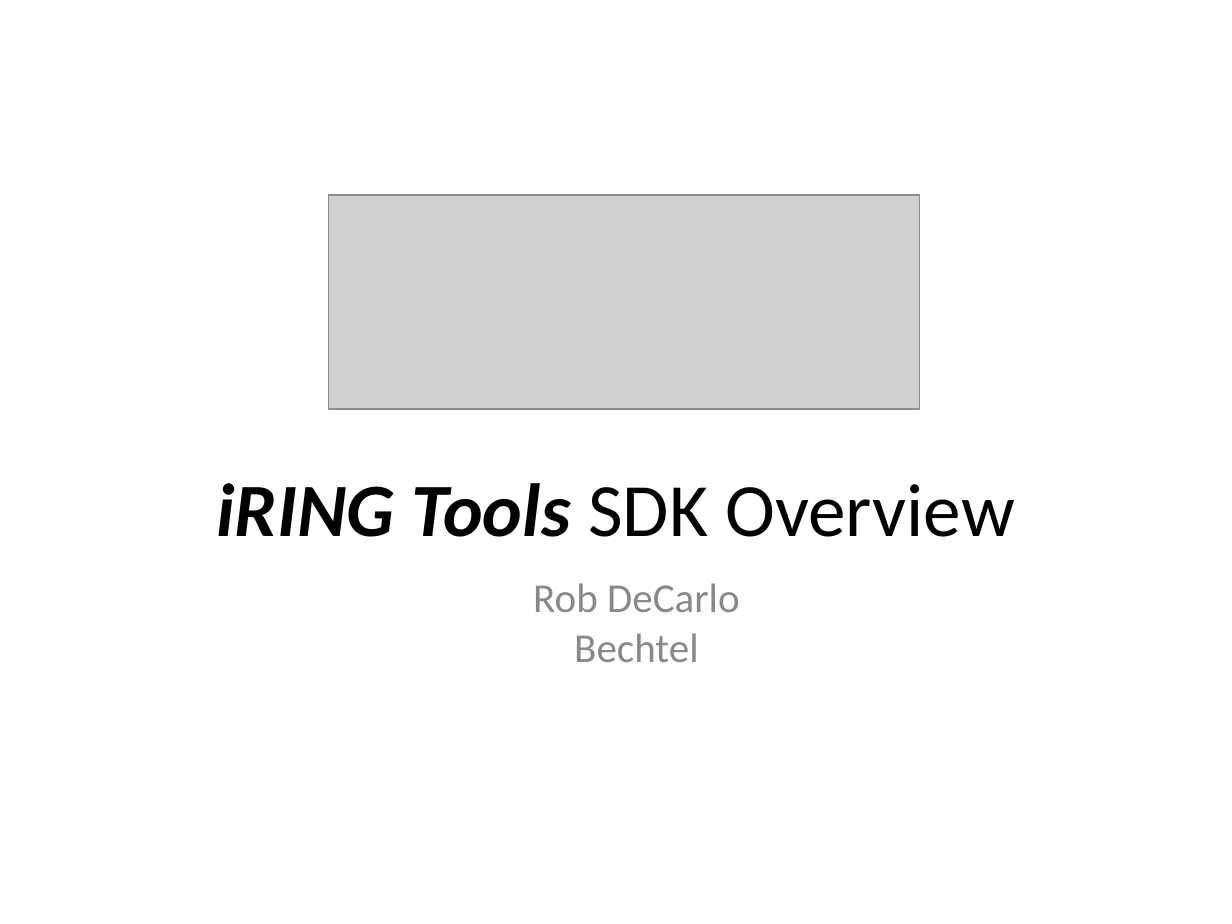
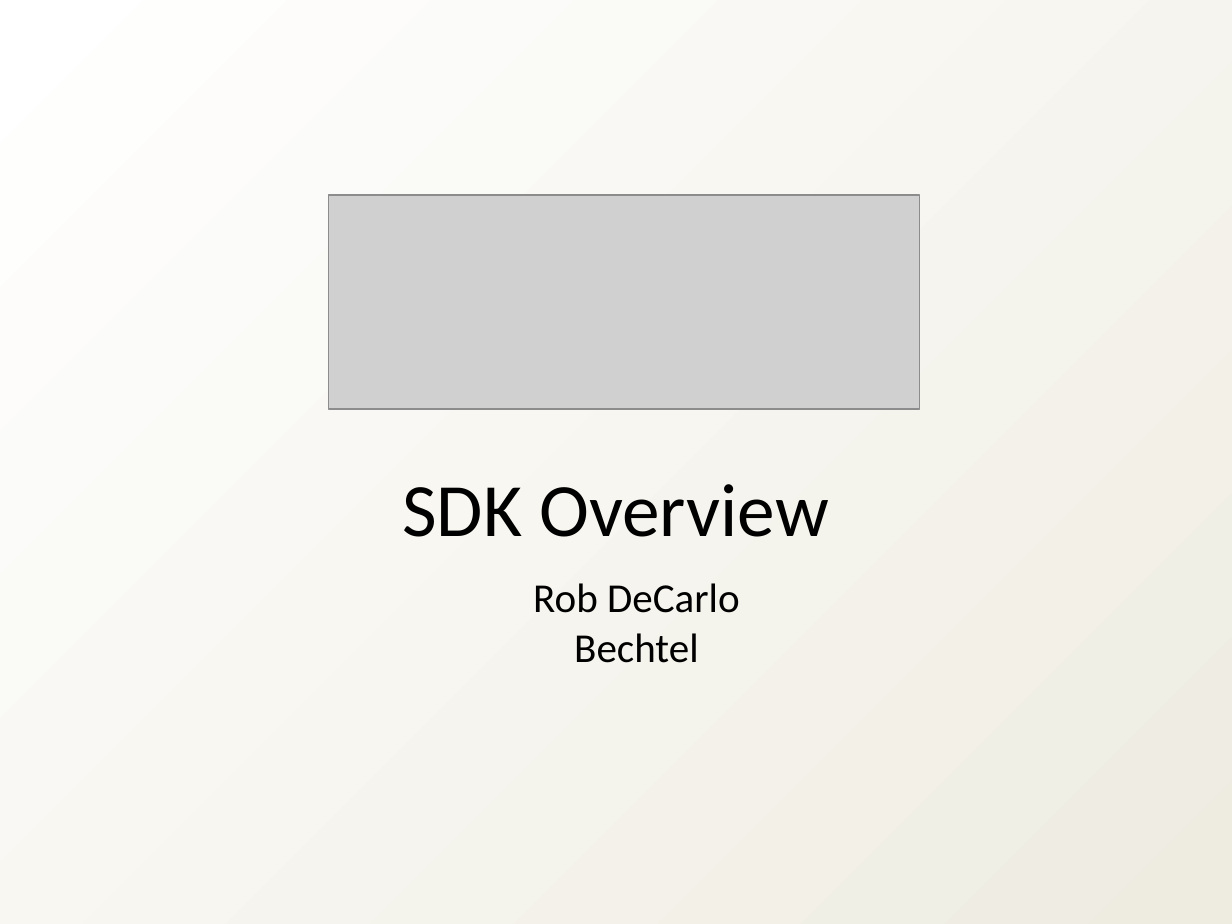
Before and after one commit to heyena/iring-tools, a slide deck: slide 1 of trunk/Documentation/iRING SDK Overview.ppt. Drawn at 1232x924 pixels with LibreOffice and Linux fonts; fonts in the diff are those of the drawing; grey boxes stand for pictures; background and template pictures are left out. Boxes give left, top, right and bottom in pixels: in the first picture for what was removed or moved away, otherwise in the second. Text is boxed around its words. In the diff, an @@ line names an element or a change of style, - is before the commit and + after.

```diff
--- a/trunk/Documentation/iRING SDK Overview.ppt
+++ b/trunk/Documentation/iRING SDK Overview.ppt
@@ background picture (left out) to gradient #FFFFFF to #EEECE1 @@
@@ title at (x1=402, y1=484, x2=829, y2=537): text changed @@
-iRING Tools SDK Overview
+SDK Overview
@@ subtitle "Rob DeCarlo" at (x1=533, y1=583, x2=740, y2=663): text colour #898989 to #000000 @@
```
Also in this commit, not shown: 9 other slides changed, 5 slides added, 5 slides removed, 1 other file.
